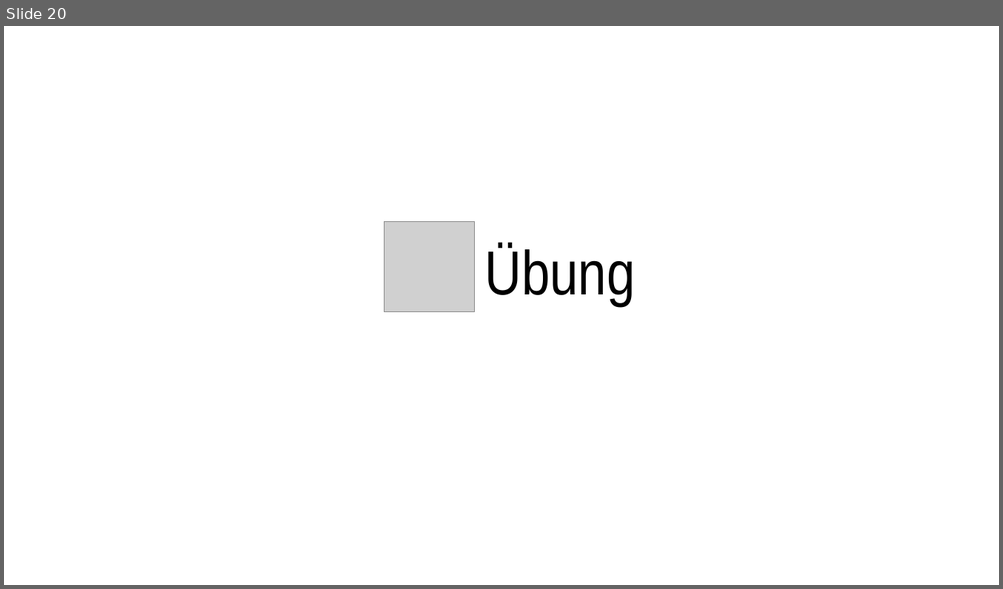
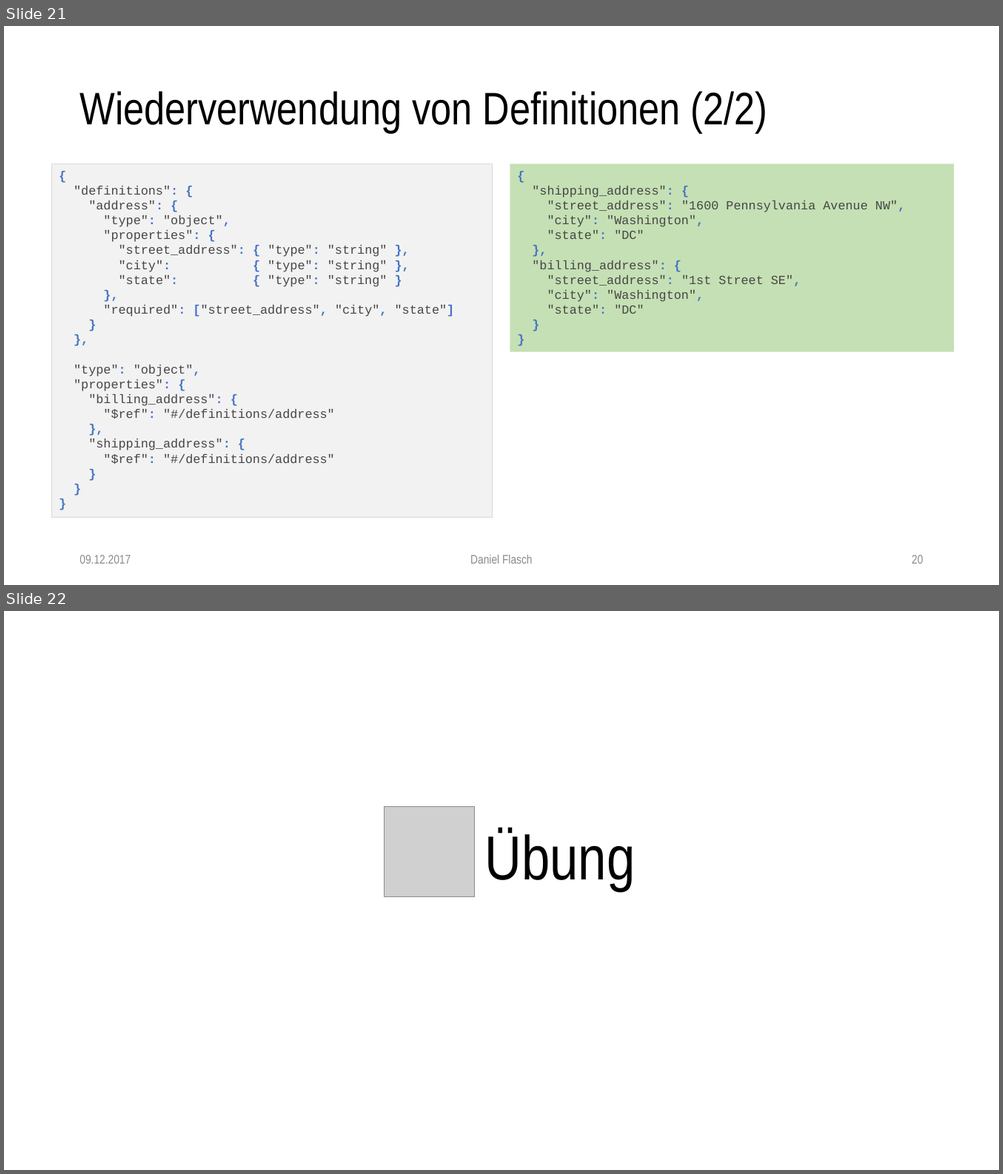
Before and after one commit to dflasch/jsonSchemaEdu, a slide deck: doc/json-schema.pptx. Shown one above the other, each under a label of ours: slide 20 before the commit, slides 21 and 22 after it. The pictures are 1003x589 and 1003x1174 pixels, drawn with LibreOffice and Linux fonts; fonts in the diff are those of the drawing; grey boxes stand for pictures. Boxes give left, top, right and bottom in pixels: in the first picture for what was removed or moved away, otherwise in the second. Text is boxed around its words. In the diff, an @@ line names an element or a change of style, - is before the commit and + after.

Commit message:
update presentation

```diff
--- a/doc/json-schema.pptx
+++ b/doc/json-schema.pptx
@@ slide 21 added at (4,26,999,585), background #FFFFFF @@
@@ title added at (79,91,768,133), 44 pt, text #000000 @@
+Wiederverwendung von Definitionen (2/2)
@@ rectangle added at (52,164,492,518), fill #F2F2F2, outline #D9D9D9 0.75 pt, 12 pt, text #464646 @@
+{
+"definitions": {
+"address": {
+"type": "object",
+"properties": {
+"street_address": { "type": "string" },
+"city": { "type": "string" },
+"state": { "type": "string" }
+},
+"required": ["street_address", "city", "state"]
+}
+},
+"type": "object",
+"properties": {
+"billing_address": {
+"$ref": "#/definitions/address"
+},
+"shipping_address": {
+"$ref": "#/definitions/address"
+}
+}
+}
@@ rectangle added at (510,164,954,352), fill #C5E0B4, 12 pt, text #464646 @@
+{
+"shipping_address": {
+"street_address": "1600 Pennsylvania Avenue NW",
+"city": "Washington",
+"state": "DC"
+},
+"billing_address": {
+"street_address": "1st Street SE",
+"city": "Washington",
+"state": "DC"
+}
+}
@@ text added at (79,555,131,564), 12 pt, text #8C8C8C @@
+09.12.2017
@@ text added at (470,555,532,564), 12 pt, text #8C8C8C @@
+Daniel Flasch
@@ page number added at (911,555,922,564), 12 pt, text #8C8C8C @@
+20
@@ what was slide 20 is now slide 22 @@
```
Also in this commit, not shown: 4 slides changed, 2 other slides added, 1 other file.
